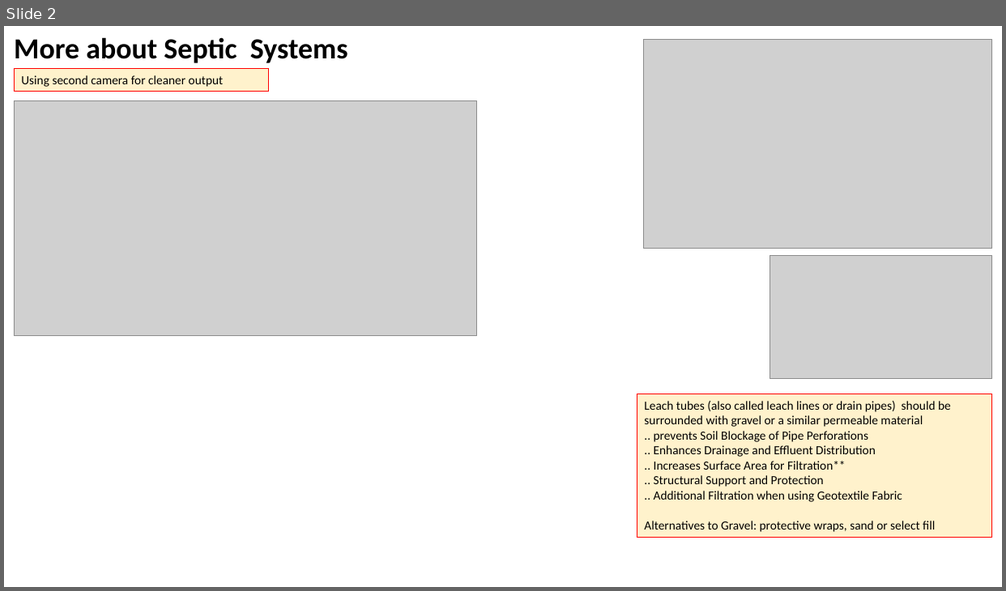
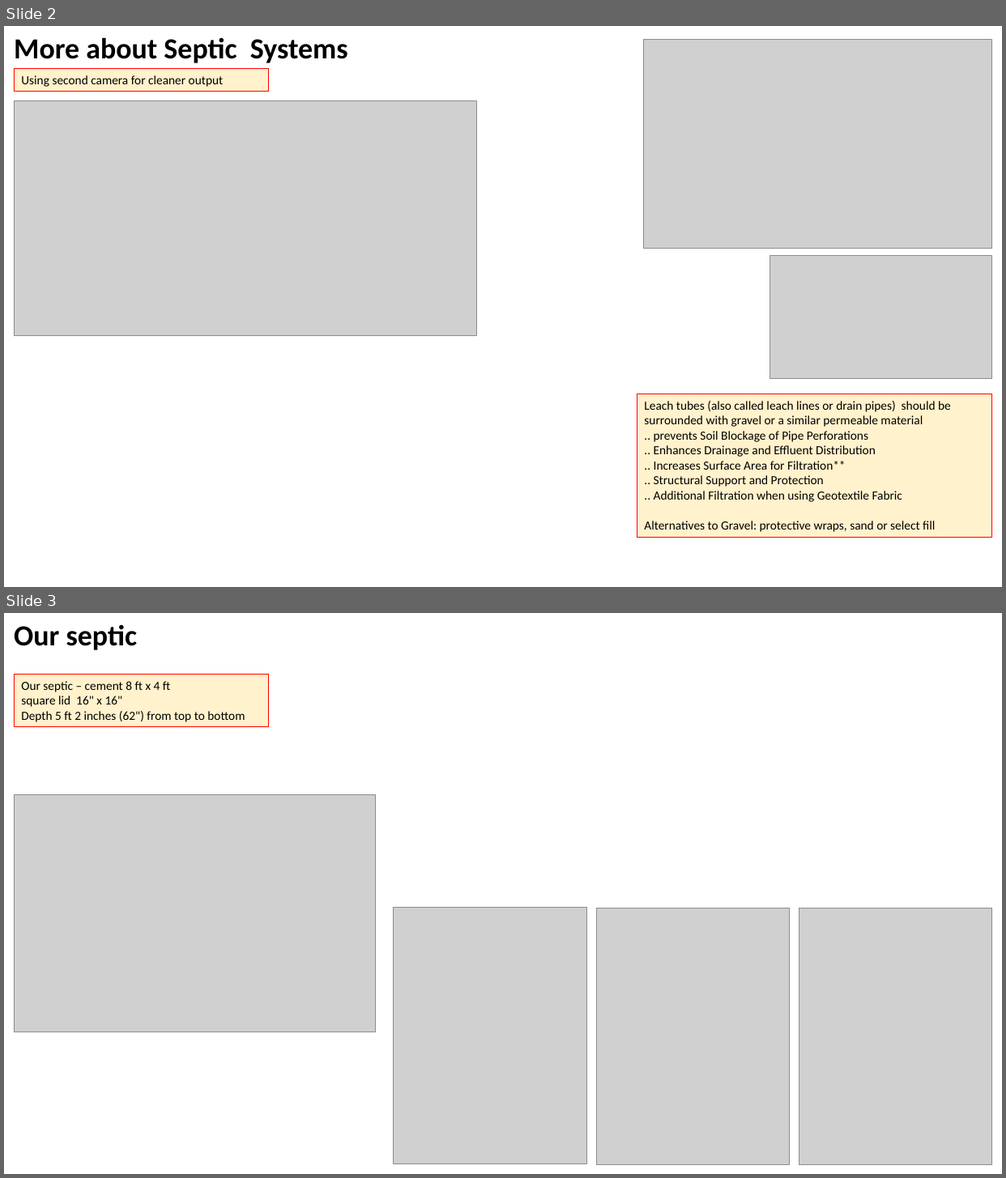
Before and after one commit to lselector/misc_farm, a slide deck: septic.pptx. Shown one above the other, each under a label of ours: slide 2 before the commit, slides 2 and 3 after it. The pictures are 1006x591 and 1006x1178 pixels, drawn with LibreOffice and Linux fonts; fonts in the diff are those of the drawing; grey boxes stand for pictures. Boxes give left, top, right and bottom in pixels: in the first picture for what was removed or moved away, otherwise in the second. Text is boxed around its words. In the diff, an @@ line names an element or a change of style, - is before the commit and + after.

```diff
--- a/septic.pptx
+++ b/septic.pptx
@@ slide 3 added at (x1=4, y1=613, x2=1002, y2=1174), background #FFFFFF @@
@@ text added at (x1=14, y1=624, x2=137, y2=650), 28 pt, text #000000, bold @@
+Our septic
@@ rectangle added at (x1=14, y1=674, x2=268, y2=726), fill #FFF2CC, outline #FF0000 0.75 pt, 12 pt, text #000000 @@
+Our septic – cement 8 ft x 4 ft
+square lid 16" x 16"
+Depth 5 ft 2 inches (62") from top to bottom
@@ picture added at (x1=14, y1=795, x2=375, y2=1033) @@
@@ picture added at (x1=394, y1=907, x2=586, y2=1165) @@
@@ picture added at (x1=597, y1=908, x2=790, y2=1165) @@
@@ picture added at (x1=799, y1=908, x2=992, y2=1165) @@
```
Also in this commit, not shown: 1 slide changed, 1 other file.
